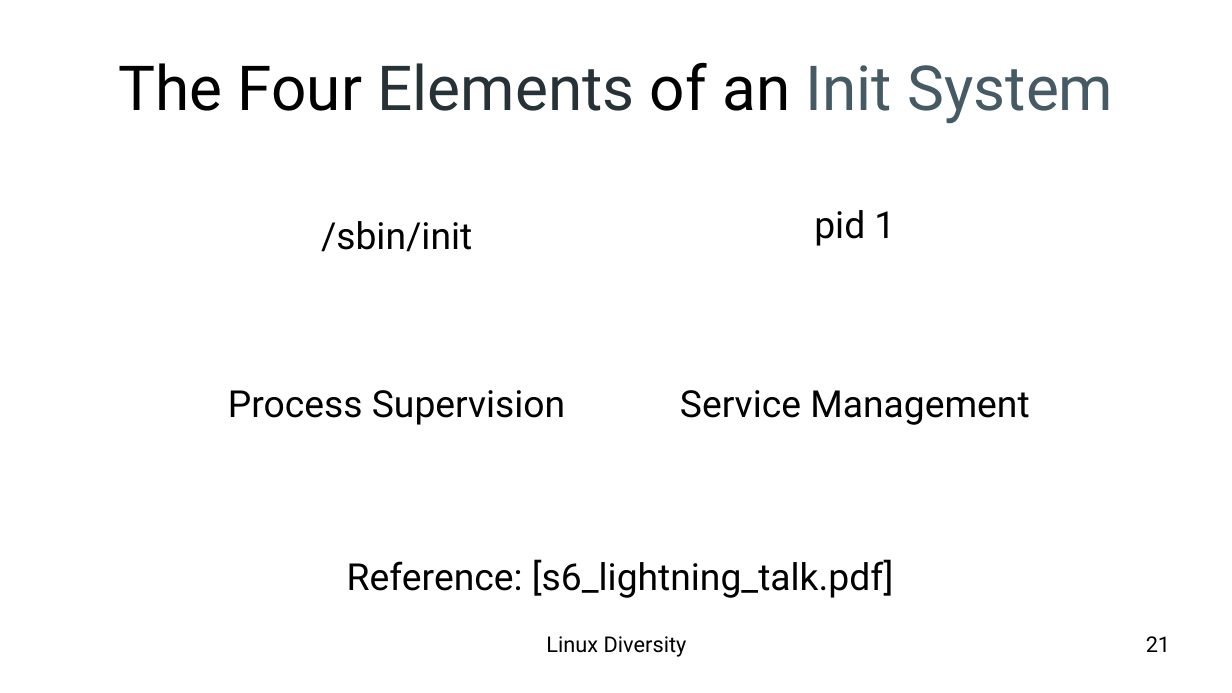
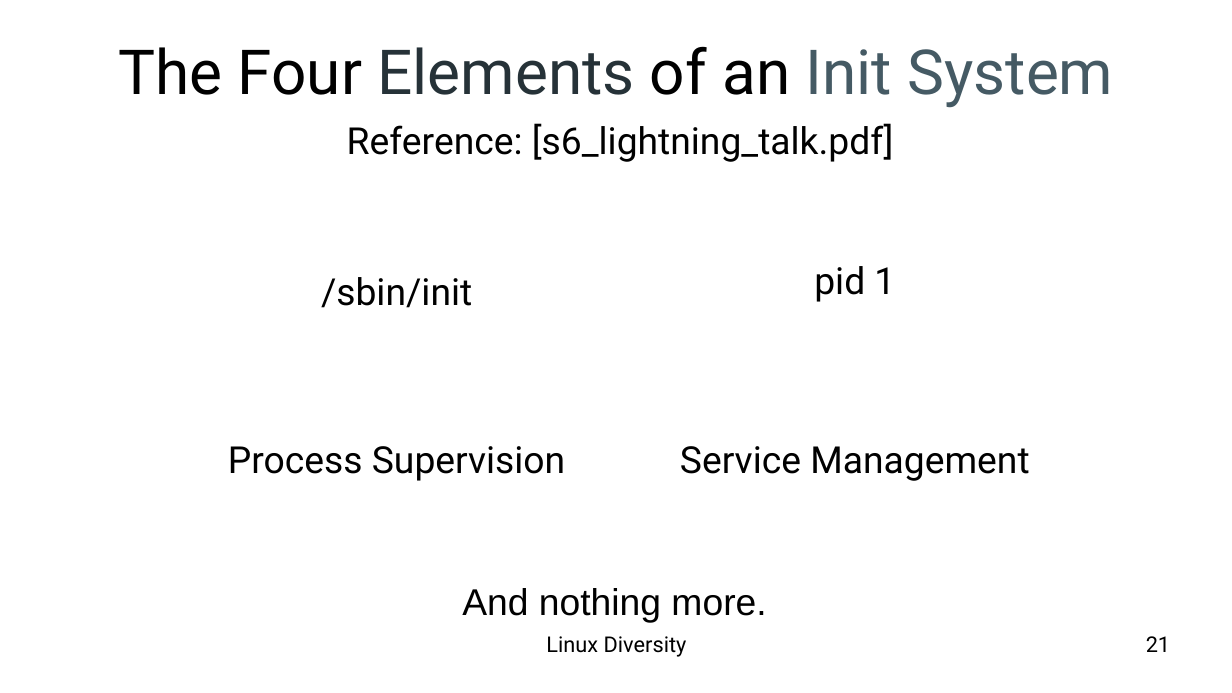
Before and after one commit to epsi-rns/berkas2, a slide deck: slide 21 of impress-presentation/01-linux-diversity/presentation-linux-diversity-diagram.odp. Drawn at 1232x693 pixels with LibreOffice and Linux fonts; fonts in the diff are those of the drawing; background and template pictures are left out. Boxes give left, top, right and bottom in pixels: in the first picture for what was removed or moved away, otherwise in the second. Text is boxed around its words. In the diff, an @@ line names an element or a change of style, - is before the commit and + after.

```diff
--- a/impress-presentation/01-linux-diversity/presentation-linux-diversity-diagram.odp
+++ b/impress-presentation/01-linux-diversity/presentation-linux-diversity-diagram.odp
@@ title "The Four Elements of an ...": place and size @@
-title "The Four Elements of an ..." at (119, 62, 1114, 124)
+title "The Four Elements of an ..." at (119, 46, 1114, 108)
@@ text "Reference: [s6_lightning_talk.pdf]": place and size @@
-text "Reference: [s6_lightning_talk.pdf]" at (347, 559, 894, 598)
+text "Reference: [s6_lightning_talk.pdf]" at (347, 123, 894, 162)
@@ 4 texts: place and size @@
-4 texts at (228, 210, 1029, 425)
+4 texts at (228, 266, 1029, 481)
@@ text added at (462, 588, 766, 623), 24 pt, text #000000 @@
+And nothing more.
```
Also in this commit, not shown: 1 other slide changed, 12 other files.
